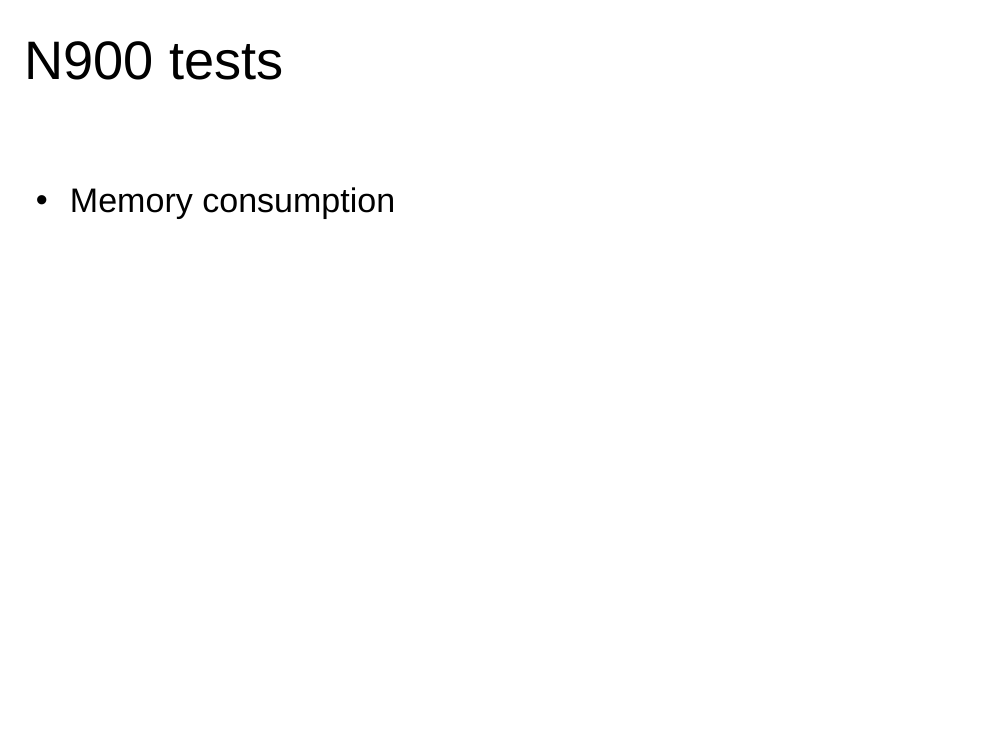
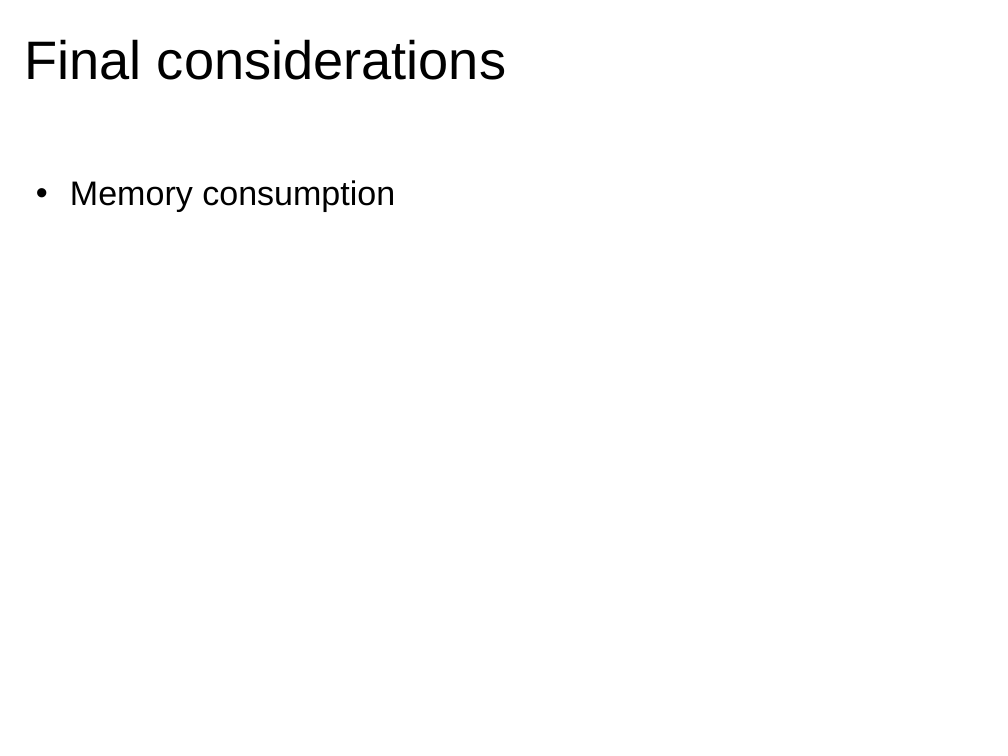
Before and after one commit to briglia/LinuxCon2011, a slide deck: slide 27 of linuxcon2011.odp (slide 22 before the commit). Drawn at 1008x756 pixels with LibreOffice and Linux fonts; fonts in the diff are those of the drawing. Boxes give left, top, right and bottom in pixels: in the first picture for what was removed or moved away, otherwise in the second. Text is boxed around its words. In the diff, an @@ line names an element or a change of style, - is before the commit and + after.

```diff
--- a/linuxcon2011.odp
+++ b/linuxcon2011.odp
@@ title at [25, 39, 506, 80]: text changed @@
-N900 tests
+Final considerations
@@ text "Memory consumption": place and size @@
-text "Memory consumption" at [70, 187, 395, 219]
+text "Memory consumption" at [70, 180, 395, 211]
```
Also in this commit, not shown: 2 other slides changed, 6 slides added, 1 slide removed.
